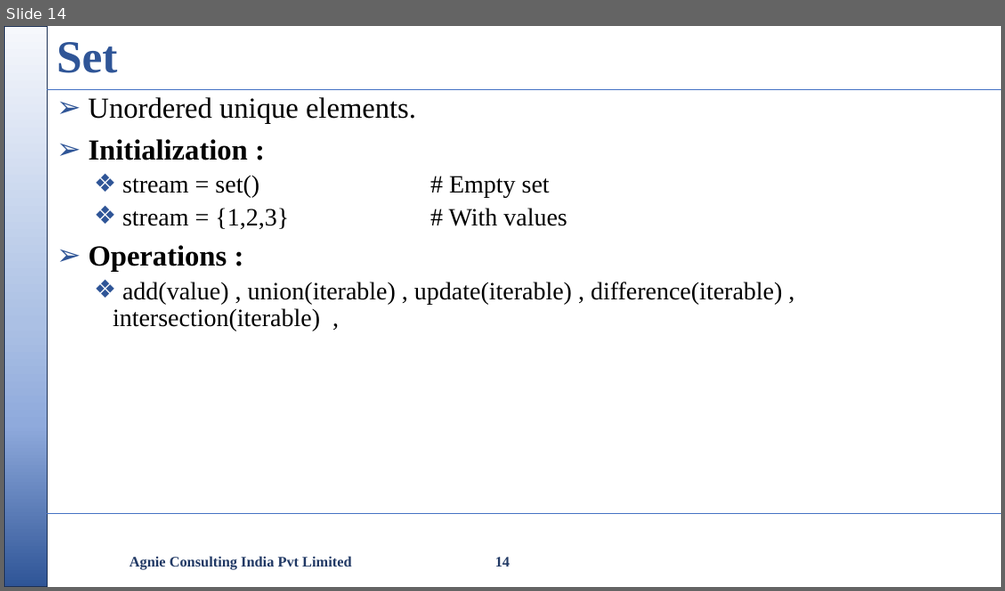
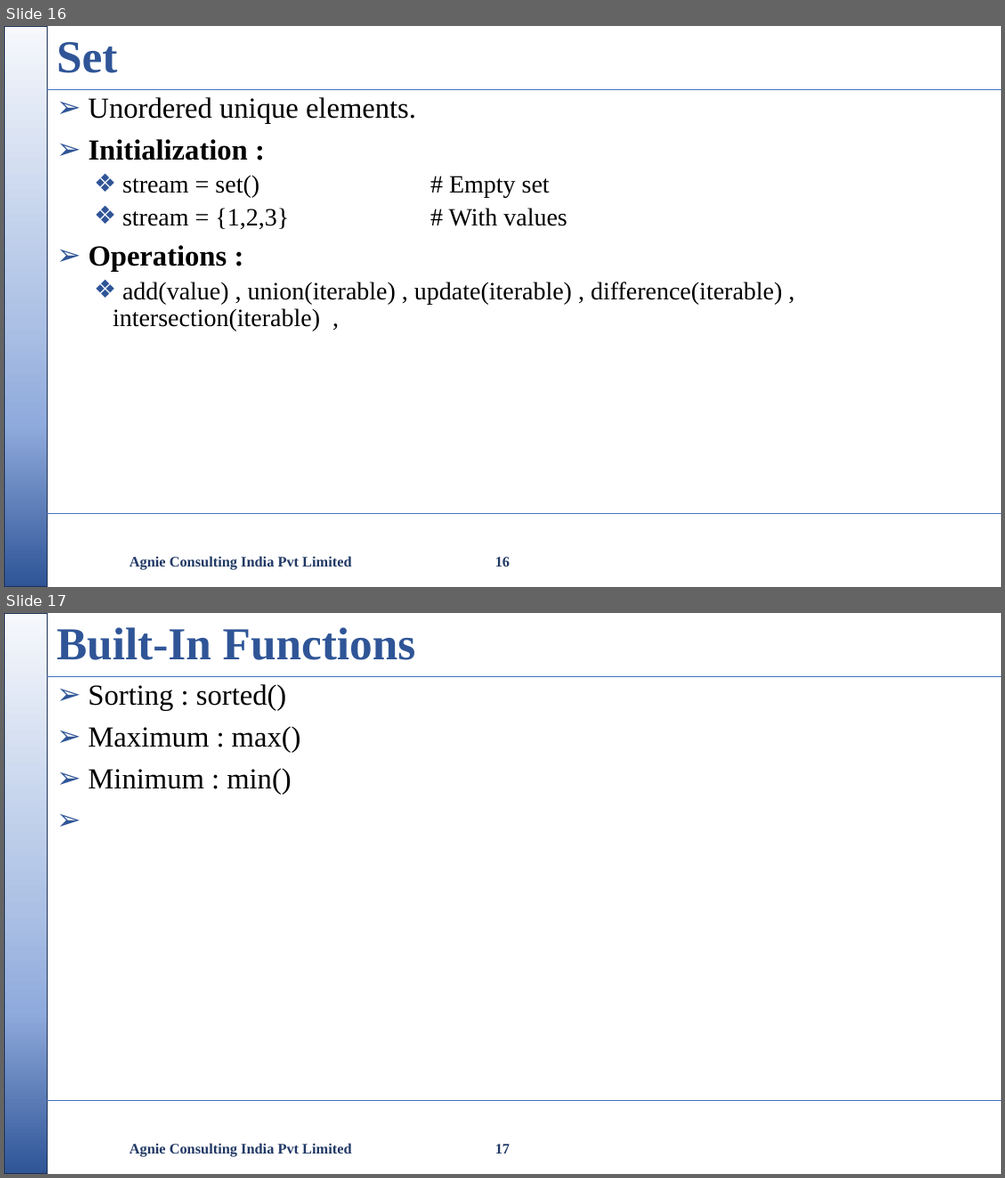
Before and after one commit to nikishdaniel1-del/Python-Cls, a slide deck: python class/Python Class.pptx. Shown one above the other, each under a label of ours: slide 14 before the commit, slides 16 and 17 after it. The pictures are 1005x591 and 1005x1178 pixels, drawn with LibreOffice and Linux fonts; fonts in the diff are those of the drawing; background and template pictures are left out. Boxes give left, top, right and bottom in pixels: in the first picture for what was removed or moved away, otherwise in the second. Text is boxed around its words. In the diff, an @@ line names an element or a change of style, - is before the commit and + after.

```diff
--- a/python class/Python Class.pptx
+++ b/python class/Python Class.pptx
@@ slide 17 added at [4,613,1001,1174], background #FFFFFF; not listed: 3 template elements that a slide beside it also shows @@
@@ title added at [57,627,416,660], 44 pt, text #2F5597, bold @@
+Built-In Functions
@@ text added at [88,684,301,795], 28 pt, text #000000 @@
+➢ Sorting : sorted()
+➢ Maximum : max()
+➢ Minimum : min()
@@ text added at [129,1143,351,1157], 14 pt, text #203864, bold @@
+Agnie Consulting India Pvt Limited
@@ page number added at [495,1143,510,1153], 14 pt, text #203864, bold @@
+17
@@ what was slide 14 is now slide 16 @@
@@ page number at [495,556,510,566]: text changed @@
-14
+16
```
Also in this commit, not shown: 1 slide changed, 2 other slides added, 3 other files.
